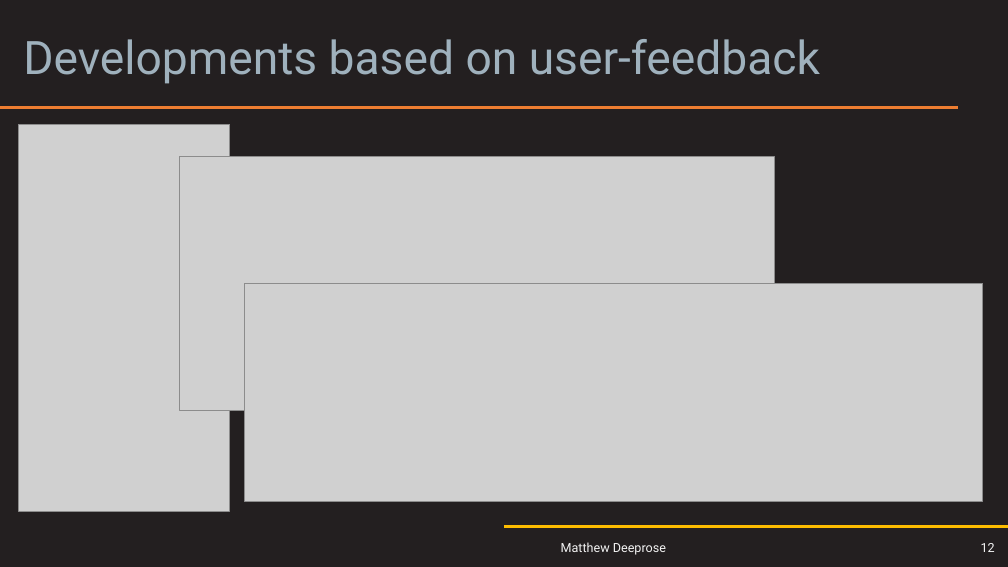
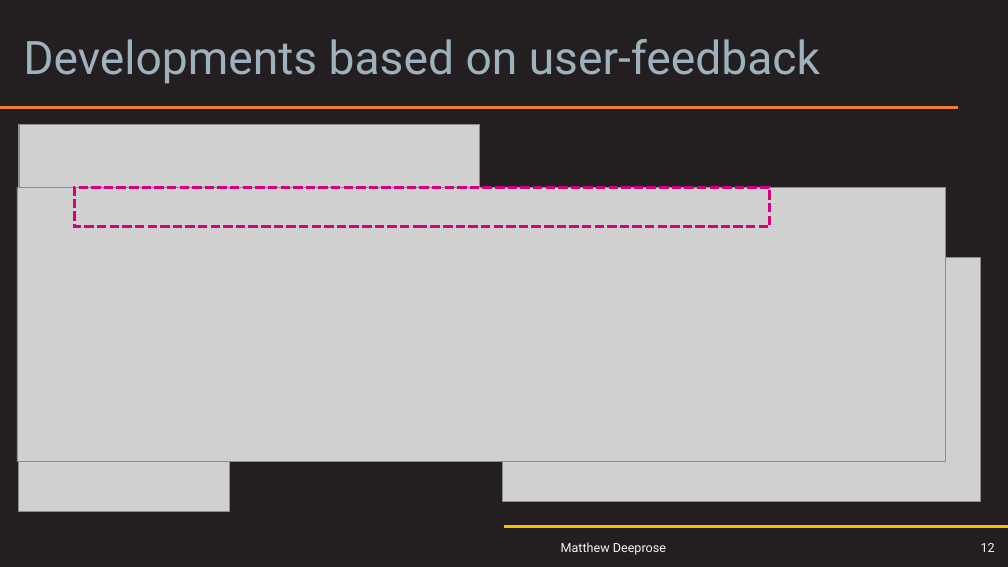
Before and after one commit to matthewdeeprose/matthewdeeprose.github.io, a slide deck: slide 12 of M_Deeprose-Two_Steps_Accessibilty--UCISA-UX.pptx. Drawn at 1008x567 pixels with LibreOffice and Linux fonts; fonts in the diff are those of the drawing; grey boxes stand for pictures. Boxes give left, top, right and bottom in pixels: in the first picture for what was removed or moved away, otherwise in the second. Text is boxed around its words. In the diff, an @@ line names an element or a change of style, - is before the commit and + after.

```diff
--- a/M_Deeprose-Two_Steps_Accessibilty--UCISA-UX.pptx
+++ b/M_Deeprose-Two_Steps_Accessibilty--UCISA-UX.pptx
@@ picture added at [19,124,479,378] @@
@@ picture: place and size @@
-picture at [244,284,983,501]
+picture at [17,188,945,461]
@@ rectangle added at [75,188,770,227], outline #D5007F 3 pt dashed @@
@@ picture: place and size @@
-picture at [179,157,775,411]
+picture at [503,257,981,501]
```
